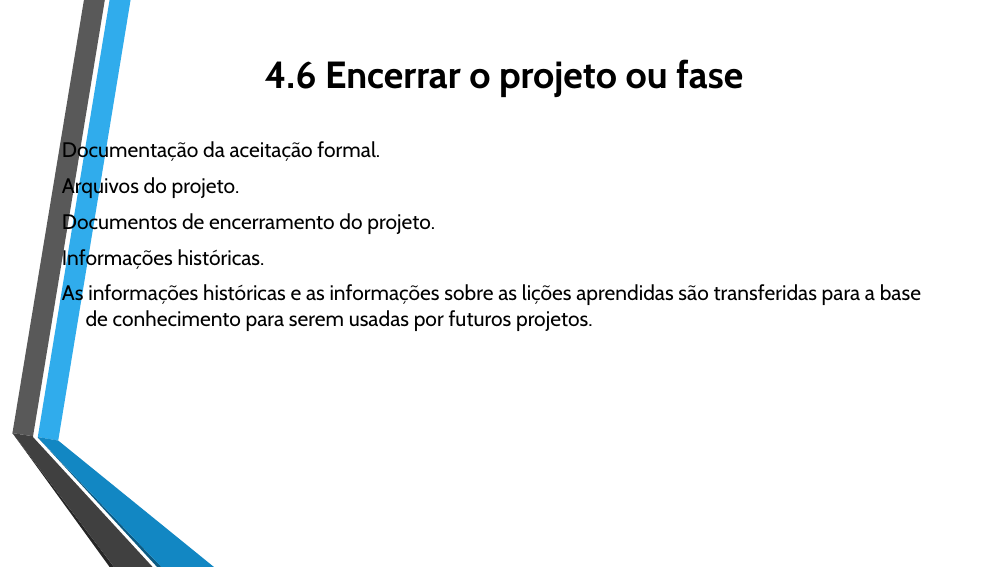
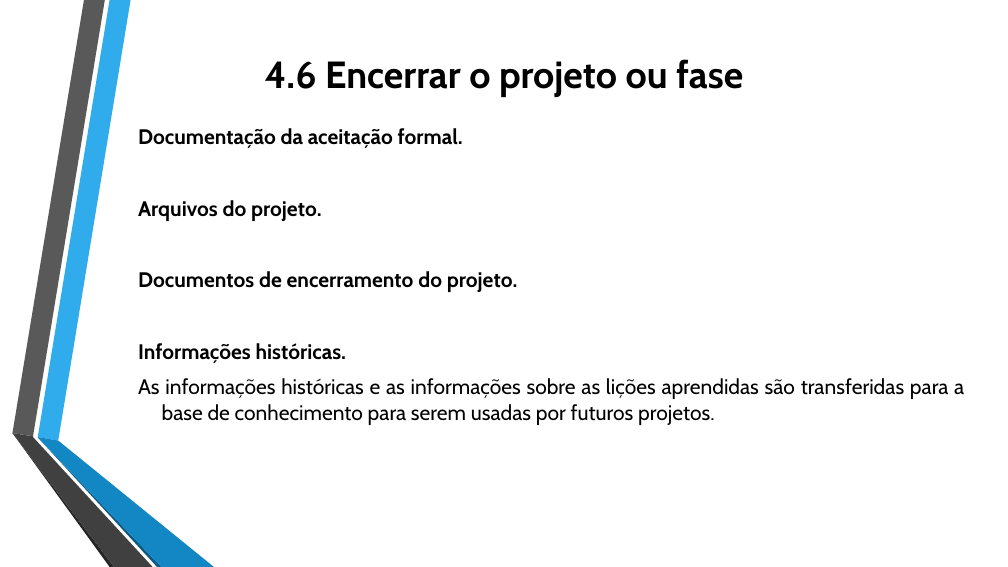
Before and after one commit to jharbes/ADMINISTRACAO-DE-REDES, a slide deck: slide 48 of RELATORIO PROVA P2/relatorio-pmbok-capitulo4-jharbes.pptx. Drawn at 1008x567 pixels with LibreOffice and Linux fonts; fonts in the diff are those of the drawing. Boxes give left, top, right and bottom in pixels: in the first picture for what was removed or moved away, otherwise in the second. Text is boxed around its words. In the diff, an @@ line names an element or a change of style, - is before the commit and + after.

```diff
--- a/RELATORIO PROVA P2/relatorio-pmbok-capitulo4-jharbes.pptx
+++ b/RELATORIO PROVA P2/relatorio-pmbok-capitulo4-jharbes.pptx
@@ text "Documentação da aceitação formal.": place and size @@
-text "Documentação da aceitação formal." at box(62, 140, 921, 331)
+text "Documentação da aceitação formal." at box(138, 128, 964, 425)
@@ text "Documentação da aceitação formal." at box(138, 128, 964, 425): bold on in "Documentação da aceitação formal.", "Arquivos do projeto.", "Documentos de encerramento do projeto.", "Informações históricas."; alignment left to justified @@
```
Also in this commit, not shown: 7 other slides changed.
